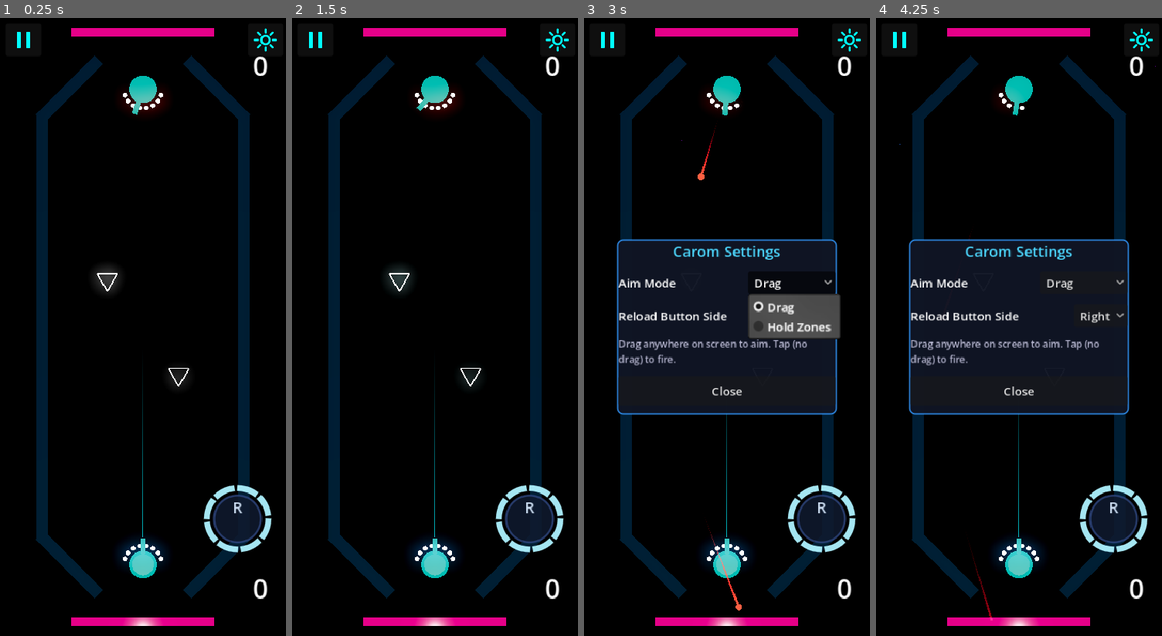
Above: before the commit, frames 1-4 (left to right).
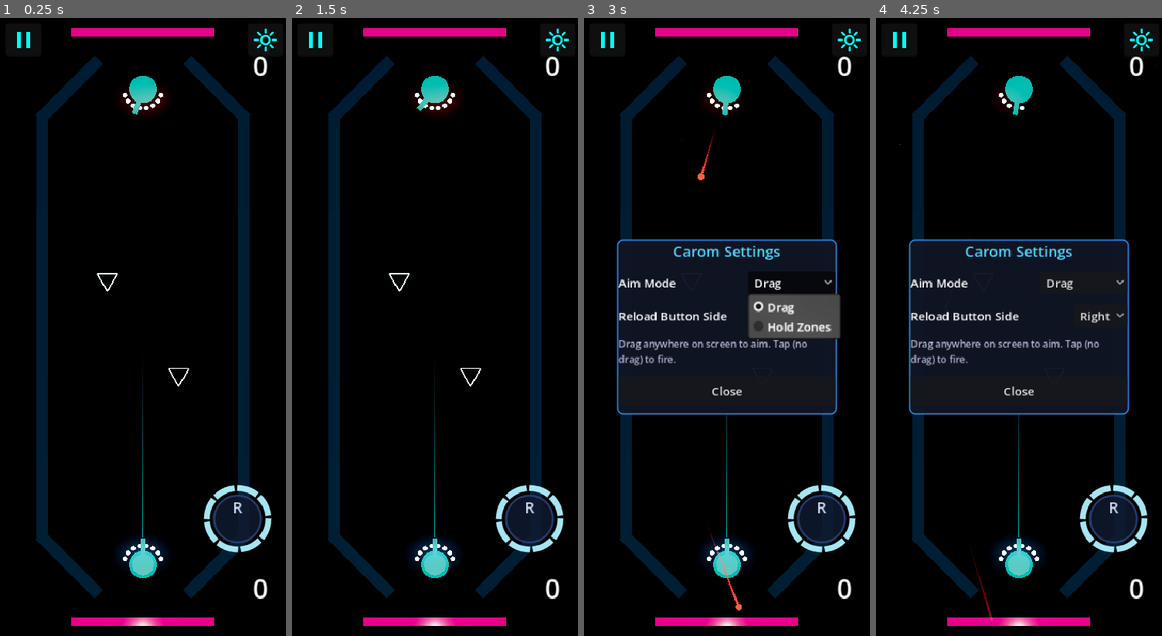
Above: after the commit, the same moments.

Repository: mchambers-mojang/sweet-vinegar-games
Game: Godot game, scene res://carom/scenes/carom_arena.tscn
The game is run twice, just before and just after one commit, with the same random seed, the same clock (stepped at 60 frames per second) and the same inputs. This scene is started directly instead of the project's main scene.
Inputs (mouse positions are in pixels of both pictures, inside the frame that each line leads up to):
- Up to frame 1 (0.25 s): no input
- Up to frame 2 (1.5 s): click (314, 42) at 0.5 s; click "Resume" at 1.25 s
- Up to frame 3 (3 s): click (849, 42) at 2 s; click "Drag" at 2.75 s
- Up to frame 4 (4.25 s): click "Right" at 3.5 s

The runs differ from the first frame. In frame 1, 0.3% of the frame differs, in the area x 32-65%, y 40-60%; in frame 2, 0.3%; in frame 3, less than 0.1%; in frame 4, less than 0.1%.

Commit message:
feat(carom): puck only pulses near goals, static cyan otherwise
Pulse activates when puck is within 40% of arena length from a goal.
Beyond that, stays a static teal/cyan. Resets pulse phase when
transitioning back to static so it starts cleanly next approach.

Co-authored-by: Copilot <223556219+Copilot@users.noreply.github.com>

Diff:
--- a/carom/scripts/carom_puck.gd
+++ b/carom/scripts/carom_puck.gd
@@ -73,6 +73,22 @@
 func _update_pulse(delta: float) -> void:
 	if _puck_material == null:
 		return
+
+	# Only pulse when near a goal (fraction < 0.4), otherwise stay static cyan
+	var fraction := 1.0
+	if not _goal_targets.is_empty():
+		var arena_length := _get_arena_length()
+		if arena_length > 0.0:
+			fraction = _get_nearest_goal_distance() / arena_length
+
+	if fraction >= 0.4:
+		# Far from goal — static cyan
+		_puck_material.emission_energy_multiplier = EMISSION_BASE
+		_puck_material.albedo_color = Color(0.01, 0.06, 0.08, 1.0)
+		_puck_material.emission = Color(0.1, 0.7, 0.8, 1.0)
+		_pulse_time = 0.0
+		return
+
 	var freq := _get_pulse_frequency()
 	_pulse_time = fmod(_pulse_time + delta * freq * TAU, TAU)
 	var t := (sin(_pulse_time) + 1.0) * 0.5
